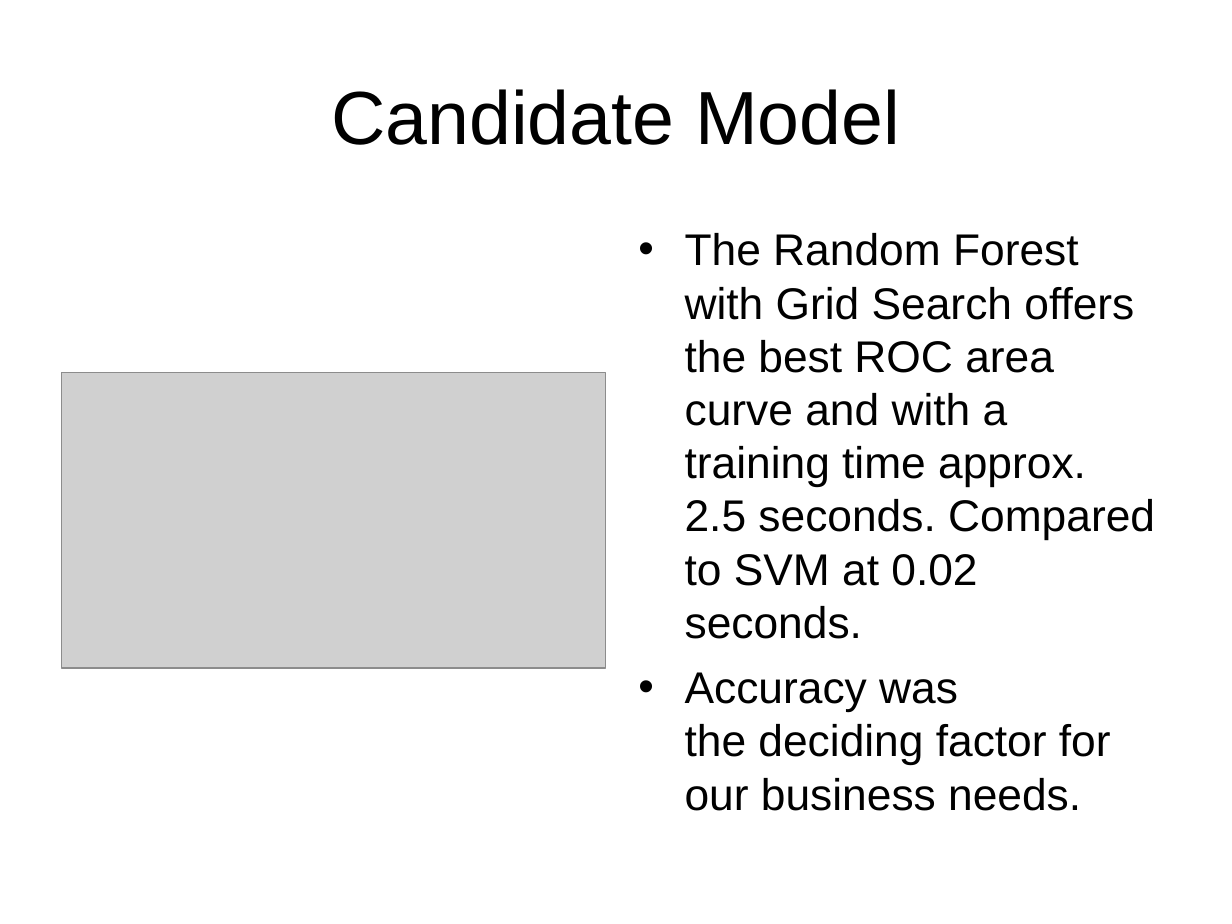
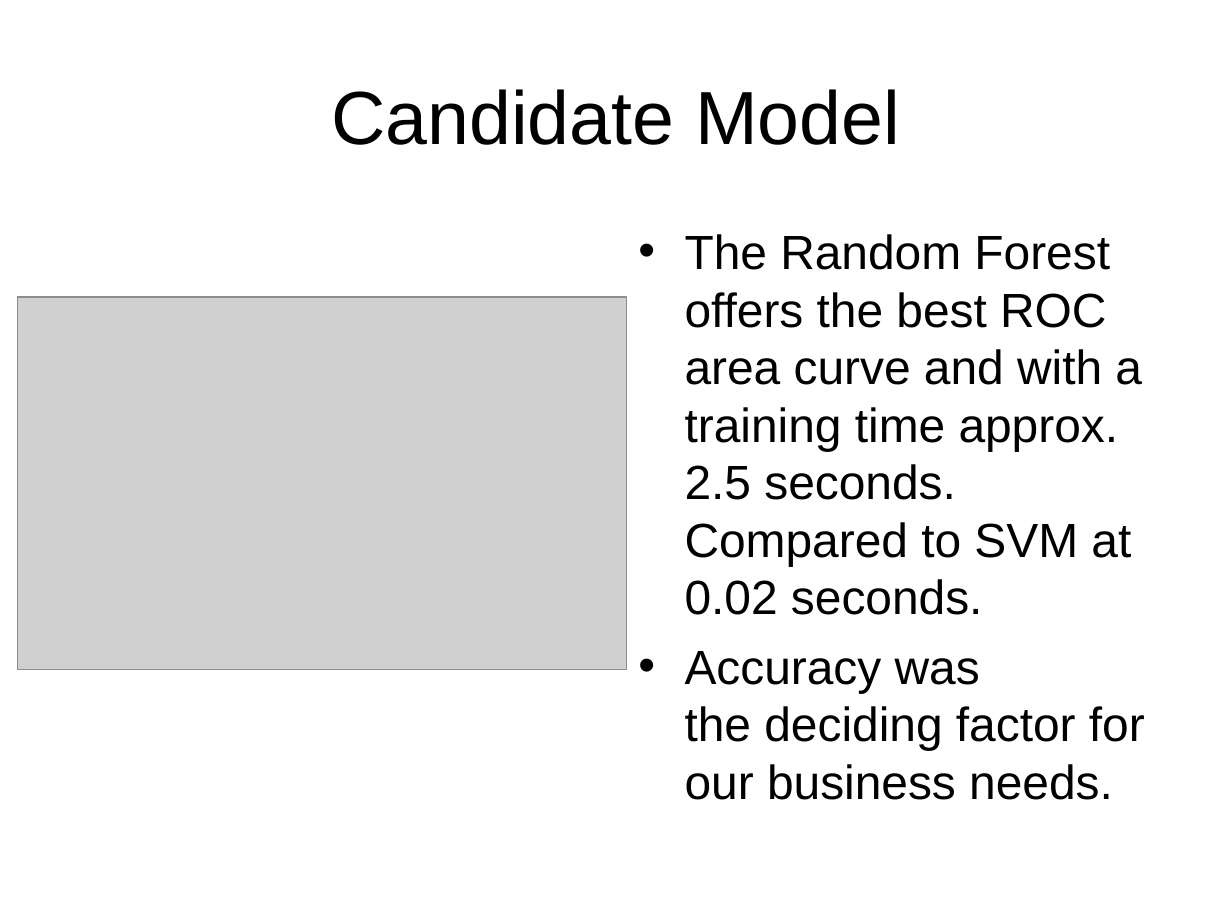
Before and after one commit to rsanchez-dv/ML_Training_Project, a slide deck: slide 10 of presentation.ppt. Drawn at 1232x924 pixels with LibreOffice and Linux fonts; fonts in the diff are those of the drawing; grey boxes stand for pictures; background and template pictures are left out. Boxes give left, top, right and bottom in pixels: in the first picture for what was removed or moved away, otherwise in the second. Text is boxed around its words. In the diff, an @@ line names an element or a change of style, - is before the commit and + after.

```diff
--- a/presentation.ppt
+++ b/presentation.ppt
@@ text at box(685, 234, 1142, 615): text changed; size 25.9 to 28 pt @@
-• The Random Forest with Grid Search offers the best ROC area curve and with a training time approx. 2.5 seconds. Compared to SVM at 0.02 seconds.
+• The Random Forest offers the best ROC area curve and with a training time approx. 2.5 seconds. Compared to SVM at 0.02 seconds.
@@ picture: place and size @@
-picture at box(62, 373, 606, 669)
+picture at box(17, 297, 626, 669)
@@ text at box(685, 651, 1145, 800): size 25.9 to 28 pt in "Accuracy was the deciding factor for our ..." @@
```
Also in this commit, not shown: 4 other slides changed, 14 other files.
